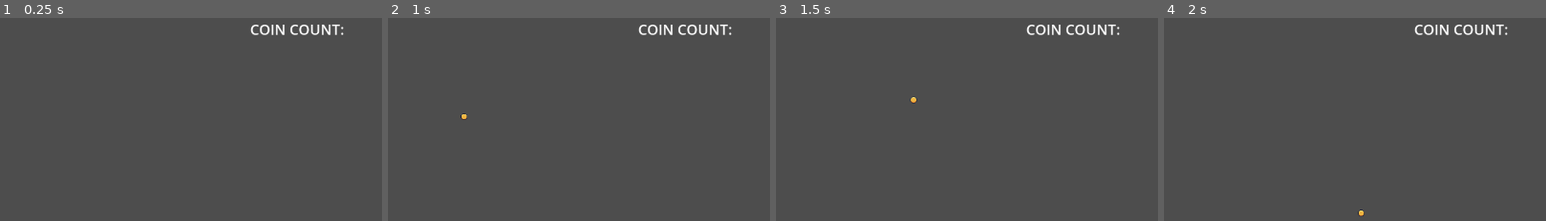
Above: before the commit, frames 1-4 (left to right).
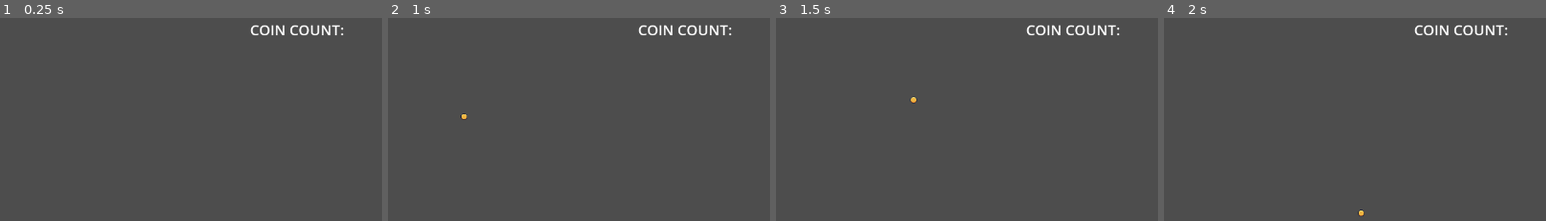
Above: after the commit, the same moments.

Repository: Caneris/Foxhold
Game: Godot game, scene res://scenes/main.tscn
The game is run twice, just before and just after one commit, with the same random seed, the same clock (stepped at 60 frames per second) and the same inputs.
Inputs (mouse positions are % of the whole screen's width and height, from its top left):
- Up to frame 1 (0.25 s): no input
- Up to frame 2 (1 s): tap Enter at 0.5 s; drag from (35, 87) to (60, 24) at 0.52 s
- Up to frame 3 (1.5 s): tap Space at 1.25 s; drag from (30, 53) to (50, 82) at 1.27 s
- Up to frame 4 (2 s): no input
The pictures show only the part of the screen within x 50-100%, y 0-50%; the shares and areas given below are measured in that part.

The runs differ from the first frame. In frame 1, 0.3% of the frame differs, in the area x 65-90%, y 3-9%; in frame 2, 0.3%; in frame 3, 0.3%; in frame 4, 0.3%.

Commit message:
add heart menu to ui scene

Diff:
--- a/scenes/main.tscn
+++ b/scenes/main.tscn
@@ -14,7 +14,9 @@
 scale = Vector2(1, 1.00743)
 script = ExtResource("1_tipki")
 
-[node name="UI" parent="." instance=ExtResource("2_85g3d")]
+[node name="UI_Layer" type="CanvasLayer" parent="."]
+
+[node name="UI" parent="UI_Layer" instance=ExtResource("2_85g3d")]
 
 [node name="Floor" parent="." instance=ExtResource("1_0wfyh")]
 position = Vector2(-0.411221, 631.536)
--- a/scenes/ui.tscn
+++ b/scenes/ui.tscn
@@ -17,3 +17,5 @@
 grow_horizontal = 0
 theme_override_font_sizes/font_size = 24
 text = "COIN COUNT:"
+
+[node name="HeartMenu" type="PopupMenu" parent="."]
--- a/scripts/main.gd
+++ b/scripts/main.gd
@@ -1,8 +1,8 @@
 extends Node2D
 
 @onready var heart: Area2D = %Heart
-@onready var ui: Control = $UI
-@onready var ui_coin_count_label: Control = $UI/CoinCountLabel
+@onready var ui: Control = $UI_Layer/UI
+@onready var ui_coin_count_label: Control = $UI_Layer/UI/CoinCountLabel
 
 var coin_count : int = 0
 var dragged_item : RigidBody2D
